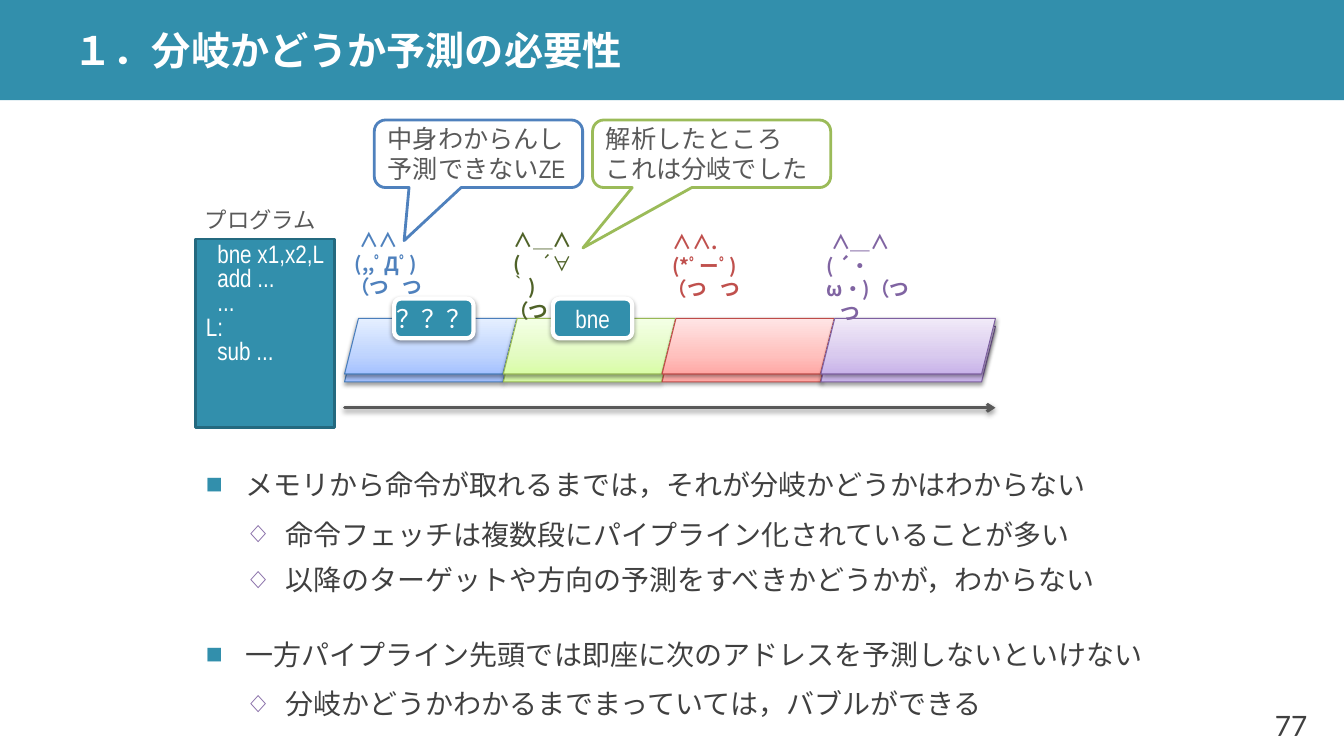
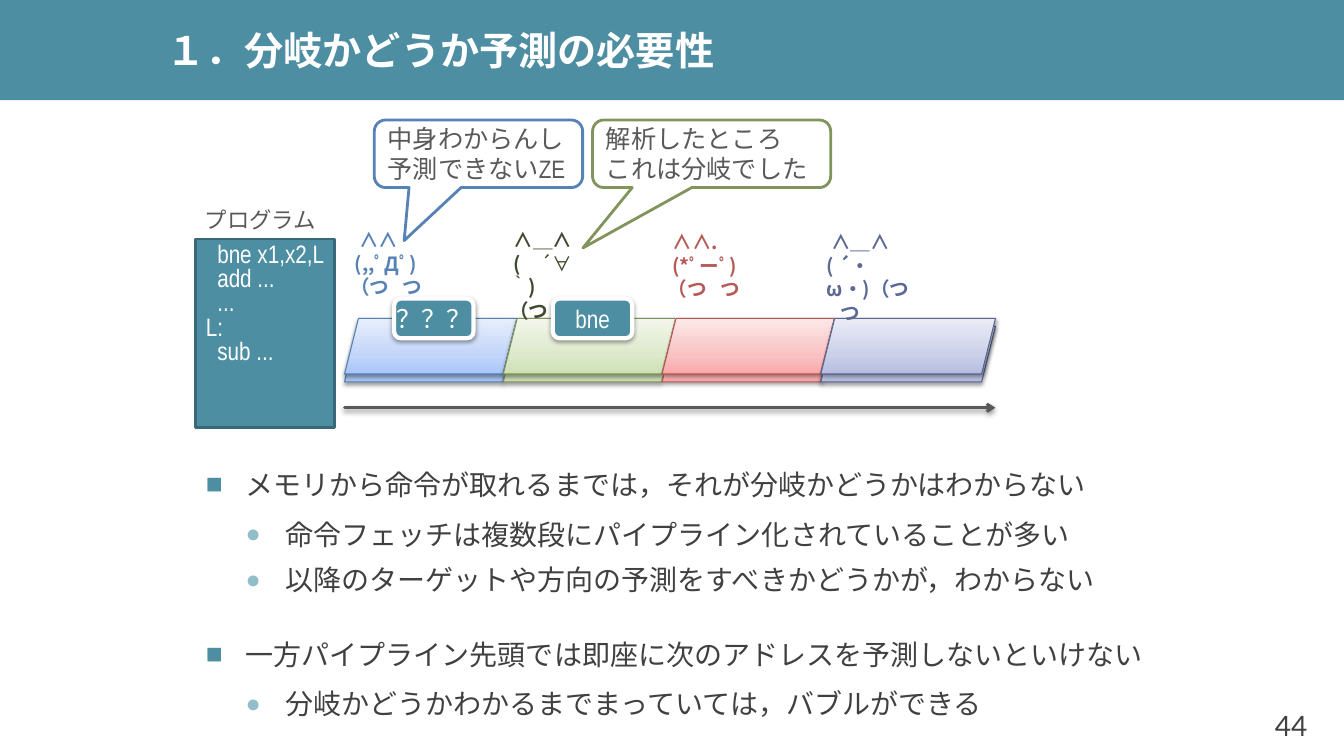
Before and after one commit to shioyadan/advanced-computer-organization, a slide deck: slide 44 of aco-shioya-05.pptx (slide 77 before the commit). Drawn at 1344x756 pixels with LibreOffice and Linux fonts; fonts in the diff are those of the drawing. Boxes give left, top, right and bottom in pixels: in the first picture for what was removed or moved away, otherwise in the second. Text is boxed around its words. In the diff, an @@ line names an element or a change of style, - is before the commit and + after.

```diff
--- a/aco-shioya-05.pptx
+++ b/aco-shioya-05.pptx
@@ fill #328FAC to #4E8EA2 in 3 elements at (554,298,633,338), (394,298,474,338), (0,0,1344,100) @@
@@ title "１．分岐かどうか予測の必要性": place and size @@
-title "１．分岐かどうか予測の必要性" at (74,31,622,69)
+title "１．分岐かどうか予測の必要性" at (166,31,714,69)
@@ rounded speech box "解析したところ" at (593,120,831,188): outline #9BBB59 2 pt to #81945C 2 pt @@
@@ rectangle "bne x1,x2,L" at (196,239,335,427): fill #328FAC to #4E8EA2; outline #256A7F 2 pt to #3A6978 2 pt @@
@@ text "∧∧" at (350,254,423,296): text colour #4F81BD to #5782B5 @@
@@ text "∧＿∧" at (509,298,586,324): text colour #4F6228 to #404A2E @@
@@ text "∧＿∧" at (827,255,910,320): text colour #8064A2 to #5C6994 @@
@@ parallelogram at (345,327,517,382): fill gradient #A4C4FF to #BFD4FF to #E6EEFF to gradient #A9C6F9 to #C3D6F9 to #E7EFFE; outline #4B7EBC 0.75 pt to #537FB3 0.75 pt @@
@@ parallelogram at (345,319,517,374): fill gradient #A4C4FF to #BFD4FF to #E6EEFF to gradient #A9C6F9 to #C3D6F9 to #E7EFFE; outline #4B7EBC 0.75 pt to #537FB3 0.75 pt @@
@@ parallelogram at (503,327,676,382): fill gradient #DAFDA7 to #E4FCC2 to #F5FFE7 to gradient #D0E1B6 to #DDE9CC to #F2F7EB; outline #98B955 0.75 pt to #7F9259 0.75 pt @@
@@ parallelogram at (503,319,676,374): fill gradient #DAFDA7 to #E4FCC2 to #F5FFE7 to gradient #D0E1B6 to #DDE9CC to #F2F7EB; outline #98B955 0.75 pt to #7F9259 0.75 pt @@
@@ parallelogram at (662,327,835,382): fill gradient #FFA6A5 to #FFC0BF to #FFE7E7 to gradient #F9AAA9 to #FAC4C3 to #FEE7E7; outline #BF4C48 0.75 pt to #B45654 0.75 pt @@
@@ parallelogram at (662,319,835,374): fill gradient #FFA6A5 to #FFC0BF to #FFE7E7 to gradient #F9AAA9 to #FAC4C3 to #FEE7E7; outline #BF4C48 0.75 pt to #B45654 0.75 pt @@
@@ parallelogram at (821,327,995,382): fill gradient #C9B5E8 to #D8CBEE to #F0EAF9 to gradient #B6BEE1 to #CCD1E9 to #EBEDF7; outline #7D60A0 0.75 pt to #596692 0.75 pt @@
@@ parallelogram at (821,319,995,374): fill gradient #C9B5E8 to #D8CBEE to #F0EAF9 to gradient #B6BEE1 to #CCD1E9 to #EBEDF7; outline #7D60A0 0.75 pt to #596692 0.75 pt @@
@@ text "メモリから命令が取れるまでは，それが分岐かどうかはわからない" at (246,471,1143,717): bullet colour #328FAC to #4E8EA2; bullet ◇ to ●; bullet colour #8064A2 to #92BDCA @@
@@ page number at (1275,716,1308,736): text changed @@
-77
+44
```
Also in this commit, not shown: 54 other slides changed, 49 slides added, 53 slides removed, 3 other files.
